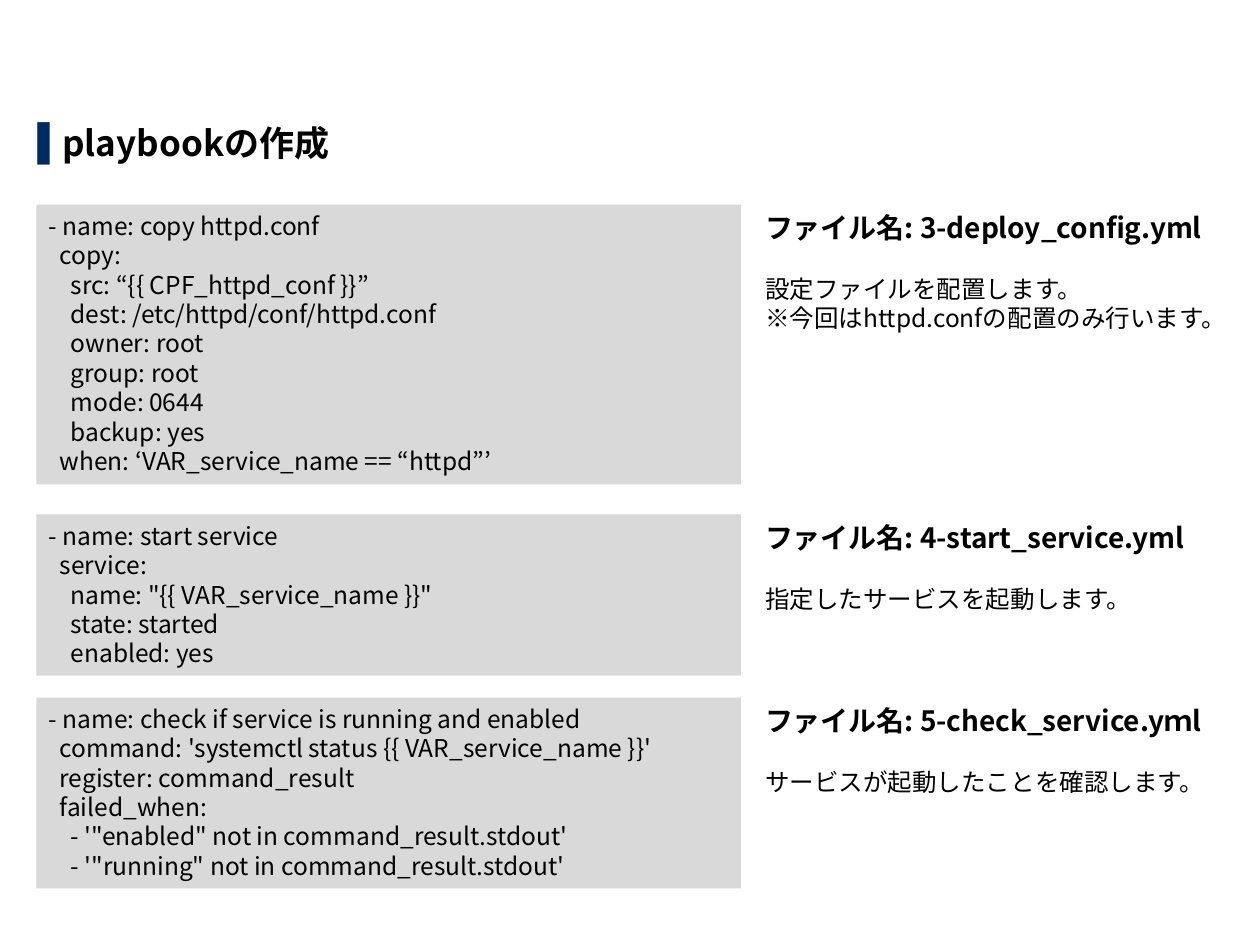
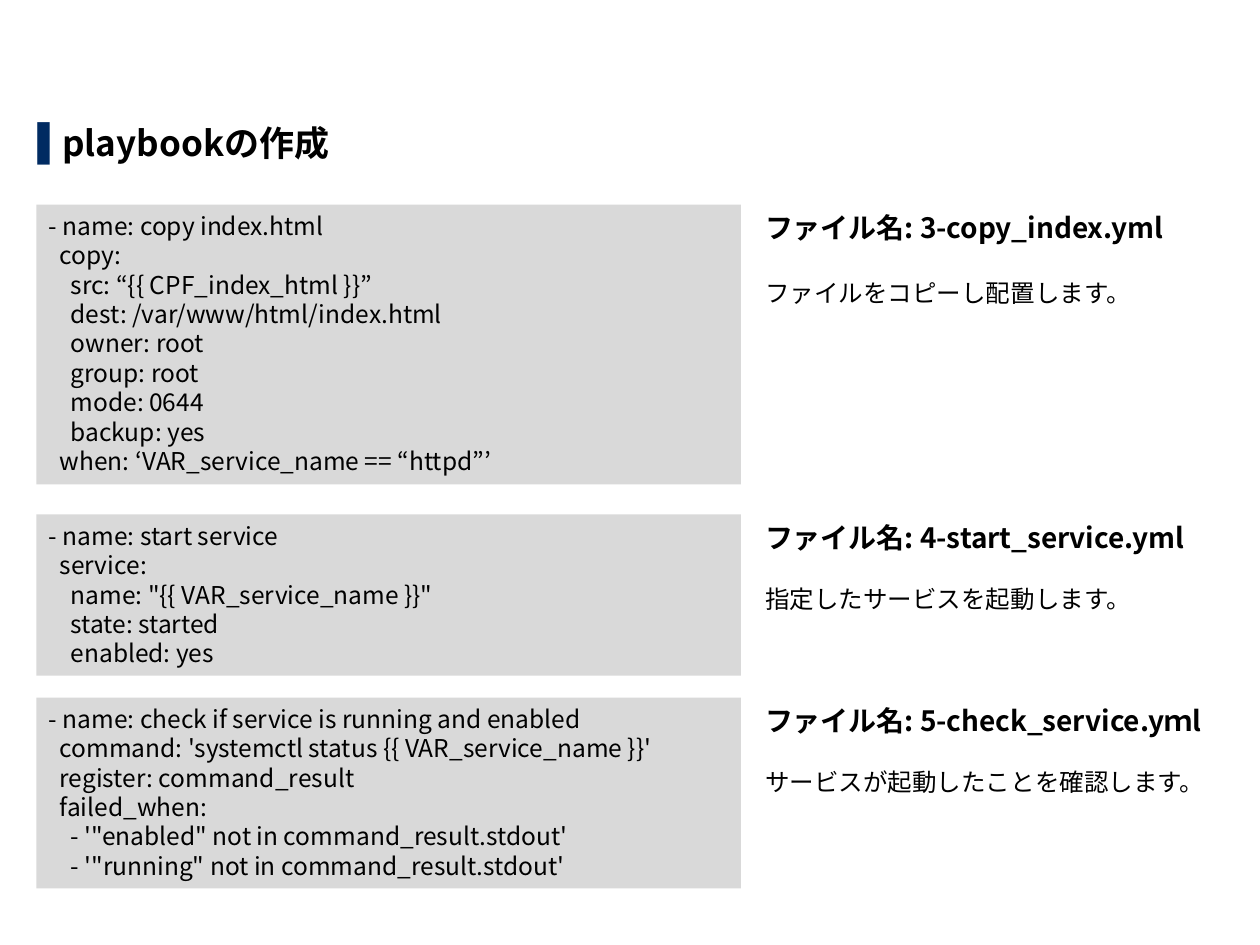
Before and after one commit to exastro-suite/it-automation-docs, a slide deck: slide 8 of asset/Learn_ja/ITA-Ansible-Driver_ja_practice.pptx. Drawn at 1260x945 pixels with LibreOffice and Linux fonts; fonts in the diff are those of the drawing; background and template pictures are left out. Boxes give left, top, right and bottom in pixels: in the first picture for what was removed or moved away, otherwise in the second. Text is boxed around its words. In the diff, an @@ line names an element or a change of style, - is before the commit and + after.

```diff
--- a/asset/Learn_ja/ITA-Ansible-Driver_ja_practice.pptx
+++ b/asset/Learn_ja/ITA-Ansible-Driver_ja_practice.pptx
@@ text in rectangle at [63, 215, 323, 241]: text changed @@
-- name: copy httpd.conf
+- name: copy index.html
@@ text at [765, 214, 1163, 304]: text changed; size 14 to 16 pt; bold on @@
-ファイル名: 3-deploy_config.yml
-設定ファイルを配置します。
-※今回はhttpd.confの配置のみ行います。
+ファイル名: 3-copy_index.yml
+ファイルをコピーし配置します。
@@ text in rectangle at [71, 269, 442, 388]: text changed @@
-src: “{{ CPF_httpd_conf }}”
-dest: /etc/httpd/conf/httpd.conf
-owner: root
-group: root
+src: “{{ CPF_index_html }}”
+dest: /var/www/html/index.html
+owner: root
+group: root
```
Also in this commit, not shown: 52 other slides changed, 3 slides added, 1 slide removed, 3 other files.
